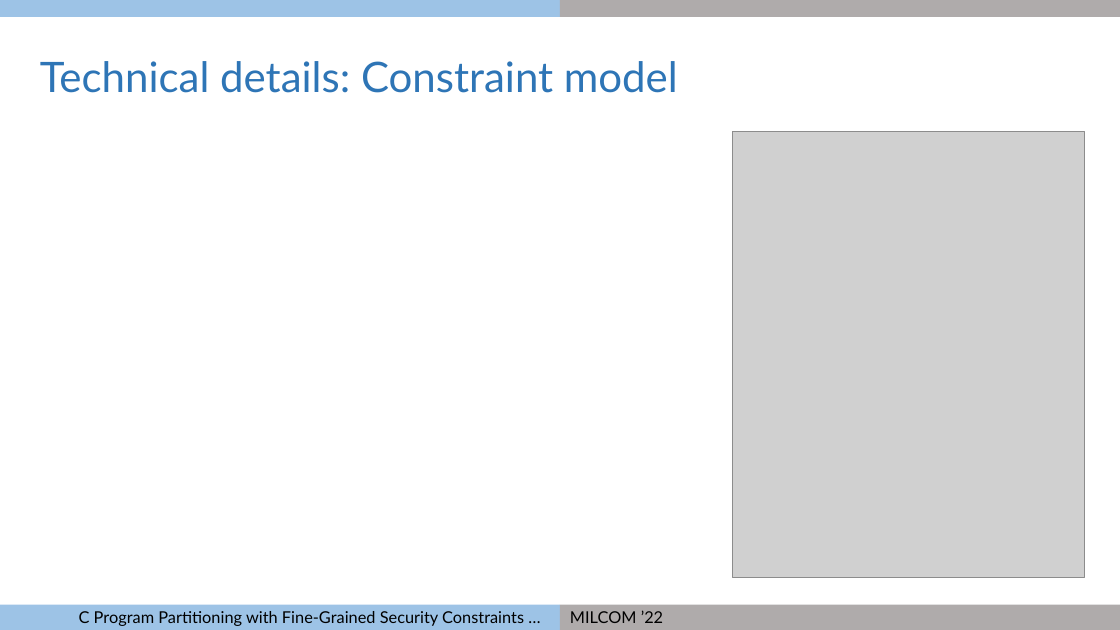
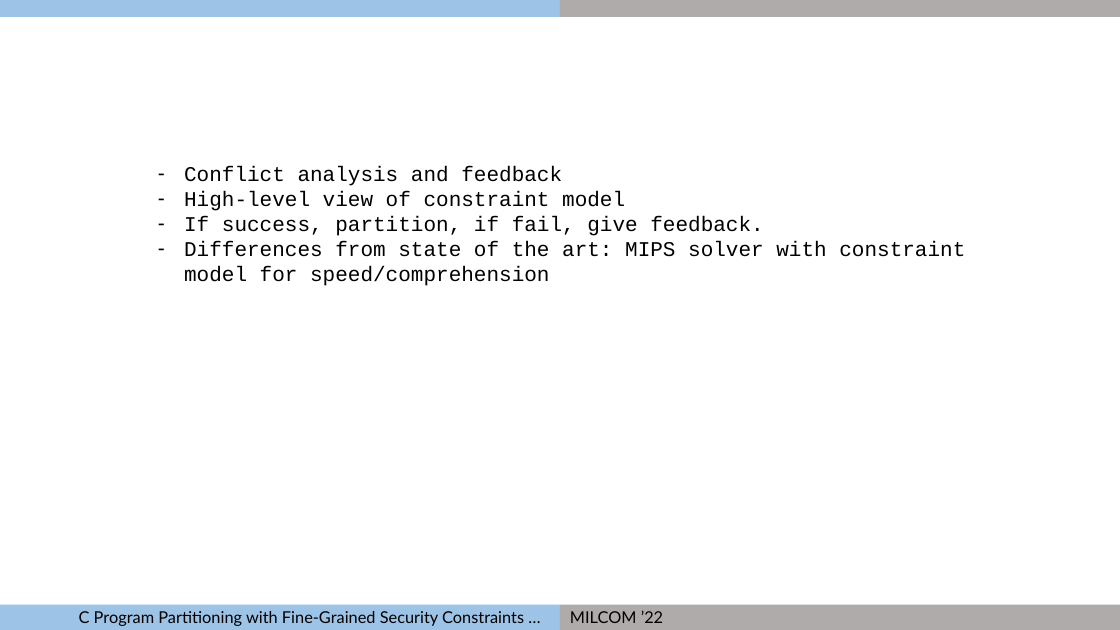
Before and after one commit to gaps-closure/ect, a slide deck: slide 16 of milcom-2022.pptx (slide 13 before the commit). Drawn at 1120x630 pixels with LibreOffice and Linux fonts; fonts in the diff are those of the drawing; grey boxes stand for pictures. Boxes give left, top, right and bottom in pixels: in the first picture for what was removed or moved away, otherwise in the second. Text is boxed around its words. In the diff, an @@ line names an element or a change of style, - is before the commit and + after.

```diff
--- a/milcom-2022.pptx
+++ b/milcom-2022.pptx
@@ picture removed at [733,132,1086,577] @@
@@ text at [184,166,965,286]: text changed; size 36 to 18 pt; font Lato to Courier New; text colour #2E75B6 to #000000 @@
-Technical details: Constraint model
+– Conflict analysis and feedback
+– High-level view of constraint model
+– If success, partition, if fail, give feedback.
+– Differences from state of the art: MIPS solver with constraint model for speed/comprehension
```
Also in this commit, not shown: 10 other slides changed, 8 slides added, 13 slides removed, 1 other file.
